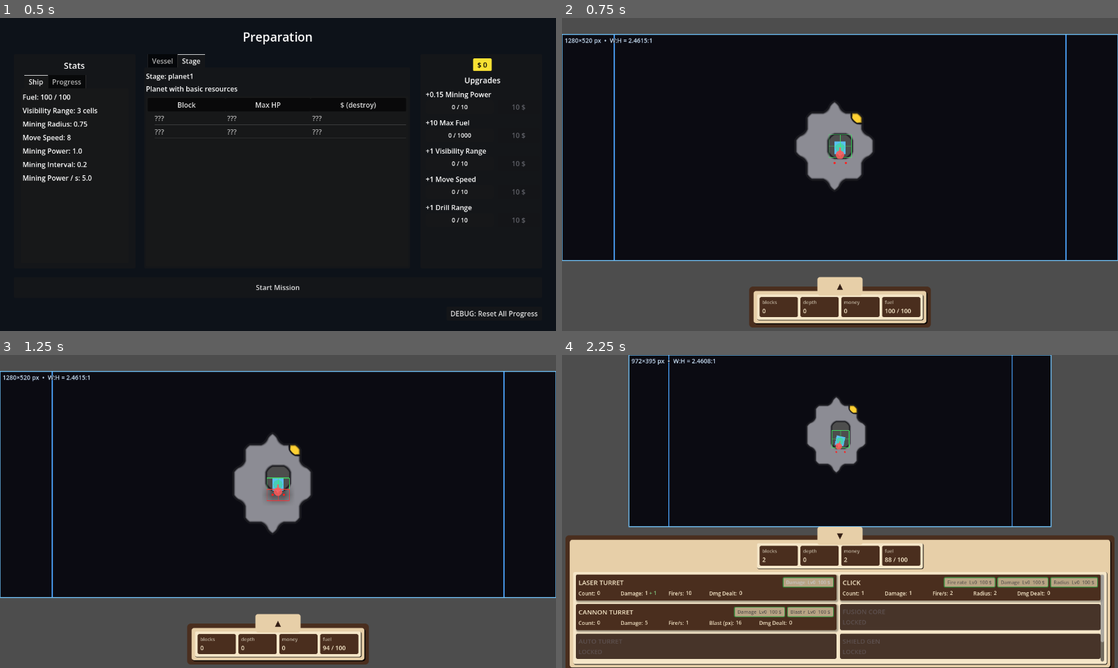
Above: before the commit, frames 1-4 (two rows, left to right).
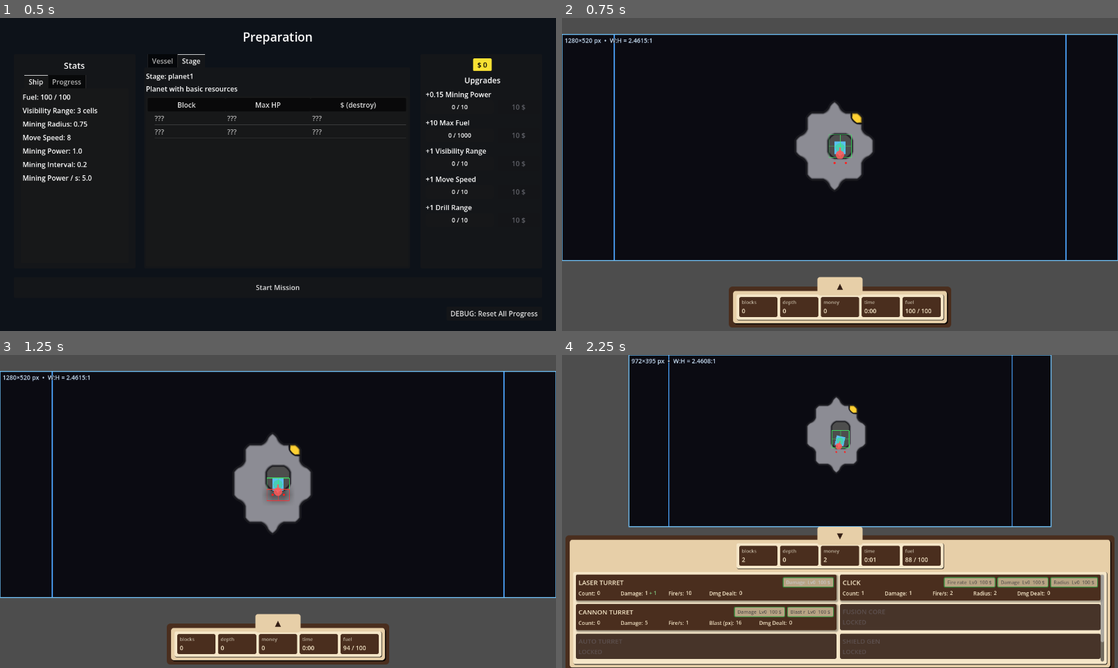
Above: after the commit, the same moments.

Repository: caboyd/blast_game
Game: Godot game, scene res://scenes/prep/Prep.tscn
Two runs of this game, one before a commit and one after it. Both use one fixed random seed, a clock stepped at 60 frames per second and the inputs below.
Inputs:
- Up to frame 1 (0.5 s): no input
- Up to frame 2 (0.75 s): click "Start Mission" at 0.5 s
- Up to frame 3 (1.25 s): no input
- Up to frame 4 (2.25 s): click "▲" at 1.25 s; click "Damage Lv0 100 $" at 2 s

Frame 1 is identical in both runs. In frame 2, 1.7% of the frame differs, in the area x 30-70%, y 85-99%; in frame 3, 1.7%; in frame 4, 1.2%.

Commit message:
Add mission timer functionality and HUD updates
- Introduced a mission timer in GameSession to track gameplay duration.
- Updated Planet1 script to start the mission timer upon readiness.
- Enhanced BottomHUD to display mission elapsed time, including formatting for hours and minutes.
- Integrated mission timer updates into the HUD's processing loop for real-time display.

Diff:
--- a/scripts/planets/Planet1.gd
+++ b/scripts/planets/Planet1.gd
@@ -21,6 +21,7 @@
 
 
 func _ready() -> void:
+	GameSession.start_mission_timer()
 	_apply_game_viewport_layout()
 	if _mining_grid:
 		_mining_grid.stage_id = planet_id
--- a/scripts/systems/GameSession.gd
+++ b/scripts/systems/GameSession.gd
@@ -19,6 +19,8 @@
 ## Cumulative blocks destroyed across completed runs; saved to disk.
 var career_blocks_destroyed: int = 0
 var _career_write_pending: bool = false
+## Wall-clock start for mission timer (see `get_mission_elapsed_sec`); set in `begin_run()`.
+var _mission_start_ticks_msec: int = 0
 ## `stage_id` (String) -> { type_id: true } for types seen (vision) or hit (damage).
 var _stage_block_types_found: Dictionary = {}
 
@@ -143,6 +145,18 @@
 func begin_run() -> void:
 	GameStatistics.set_blocks_run_baseline()
 	GameStatistics.reset_fuel_for_run()
+
+
+## Call when entering a gameplay planet scene so the HUD mission timer measures time in-mission only.
+func start_mission_timer() -> void:
+	_mission_start_ticks_msec = Time.get_ticks_msec()
+
+
+## Seconds since `start_mission_timer()` (gameplay mission clock). 0 if the clock was never started.
+func get_mission_elapsed_sec() -> float:
+	if _mission_start_ticks_msec == 0:
+		return 0.0
+	return float(Time.get_ticks_msec() - _mission_start_ticks_msec) / 1000.0
 
 
 func _stage_reveal_path(stage_id: StringName) -> String:
--- a/scripts/ui/BottomHUD.gd
+++ b/scripts/ui/BottomHUD.gd
@@ -8,6 +8,7 @@
 	{"id": &"blocks", "name": "blocks"},
 	{"id": &"depth", "name": "depth"},
 	{"id": &"money", "name": "money"},
+	{"id": &"time", "name": "time"},
 	{"id": &"ship_hp", "name": "fuel"},
 ]
 
@@ -128,8 +129,15 @@
 		GameStatistics.fuel_changed.connect(_on_fuel_changed)
 	UpgradeBus.upgrade_purchased.connect(_on_upgrade_purchased)
 	refresh()
+	set_process(_stat_items.has(&"time"))
 	if not get_viewport().size_changed.is_connected(_on_viewport_size_changed_fit_stats):
 		get_viewport().size_changed.connect(_on_viewport_size_changed_fit_stats)
+
+
+func _process(_delta: float) -> void:
+	if not _stat_items.has(&"time"):
+		return
+	(_stat_items[&"time"] as StatItem).set_value(_format_mission_elapsed(GameSession.get_mission_elapsed_sec()))
 
 
 func _on_collapse_handle_pressed() -> void:
@@ -360,6 +368,17 @@
 func _read_texture(d: Dictionary, key: String) -> Texture2D:
 	var t = d.get(key)
 	return t if t is Texture2D else null
+
+
+func _format_mission_elapsed(sec: float) -> String:
+	var t: int = maxi(0, int(floorf(sec)))
+	var h: int = t / 3600
+	t %= 3600
+	var m: int = t / 60
+	var s2: int = t % 60
+	if h > 0:
+		return "%d:%02d:%02d" % [h, m, s2]
+	return "%d:%02d" % [m, s2]
 
 
 func _on_upgrade_item_purchase_pressed(upgrade_id: StringName) -> void:
@@ -416,6 +435,8 @@
 				item.set_value(str(GameStatistics.furthest_depth_cells))
 			"money":
 				item.set_value(str(GameStatistics.money))
+			"time":
+				item.set_value(_format_mission_elapsed(GameSession.get_mission_elapsed_sec()))
 			"ship_hp":
 				item.set_value(
 					"%.0f / %.0f" % [GameStatistics.fuel, GameStatistics.fuel_max]
